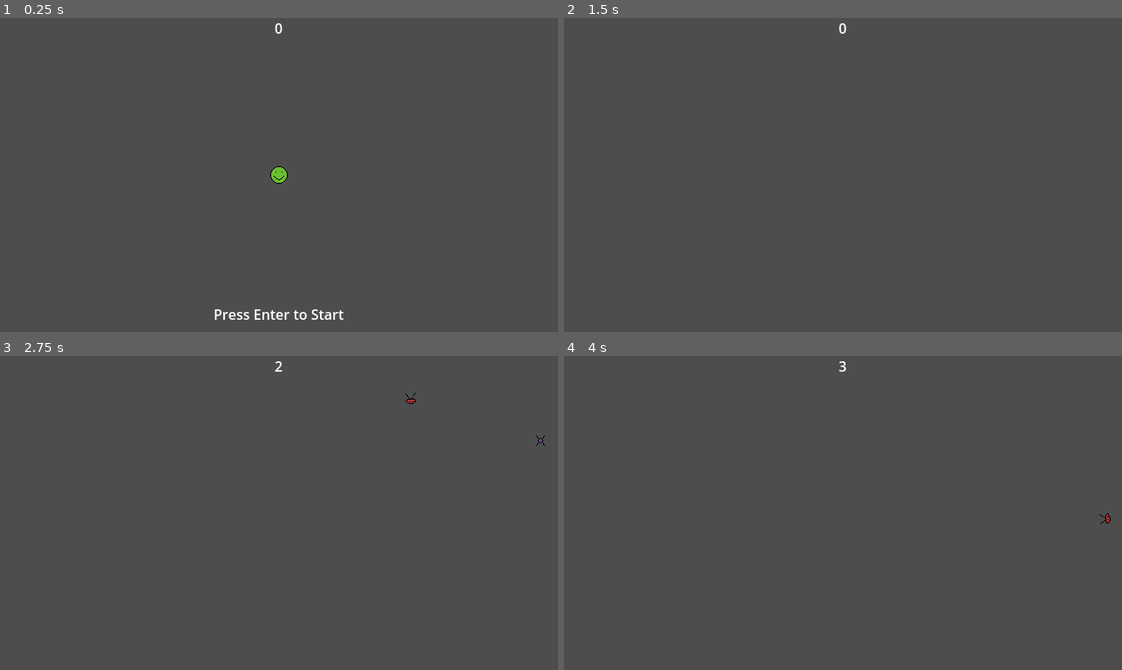
Above: before the commit, frames 1-4 (two rows, left to right).
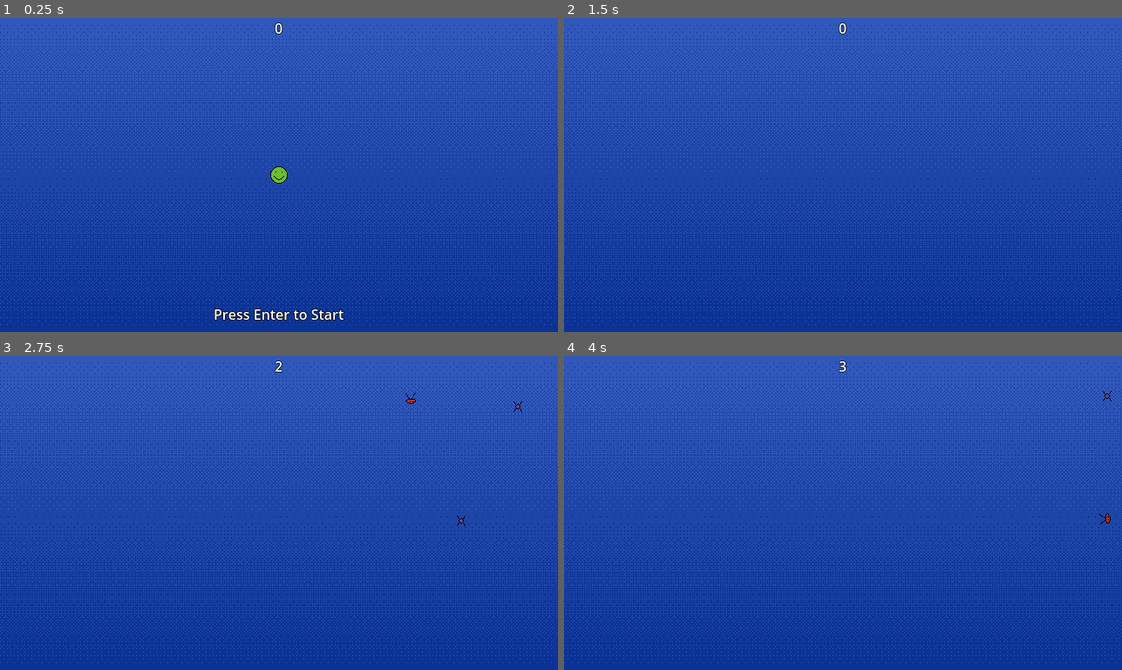
Above: after the commit, the same moments.

Repository: pres2300/ludum_dare_56
Game: Godot game, scene res://main.tscn
The game is run twice, just before and just after one commit, with the same random seed, the same clock (stepped at 60 frames per second) and the same inputs.
Inputs:
- Up to frame 1 (0.25 s): no input
- Up to frame 2 (1.5 s): tap Enter (ui_accept) at 0.5, 0.77 s; hold Right (ui_right) 0.53-1.28 s; hold Down (ui_down) from 1.28 s (still down)
- Up to frame 3 (2.75 s): tap Enter (ui_accept) at 1.52 s; release Down (ui_down) at 2.03 s; hold Right (ui_right) from 2.03 s (still down)
- Up to frame 4 (4 s): release Right (ui_right) at 2.78 s; hold Up (ui_up) 2.78-3.53 s; tap Enter (ui_accept) at 3.02, 3.77 s; hold Left (ui_left) from 3.53 s (still down)

The runs differ from the first frame. In frame 1, 100% of the frame differs, in the area x 0-100%, y 0-100%; in frame 2, 100%; in frame 3, 100%; in frame 4, 100%.

Commit message:
background and enemy speed tweaks

Diff:
--- a/beings/enemy_path.gd
+++ b/beings/enemy_path.gd
@@ -1,4 +1,6 @@
 extends Path2D
+
+@export var move_ratio: float = 0.20
 
 @onready var path_follow: PathFollow2D = $PathFollow2D
 
@@ -37,6 +39,6 @@
 	create_path()
 
 func _process(delta: float) -> void:
-	path_follow.progress_ratio += 0.20*delta
+	path_follow.progress_ratio += move_ratio*delta
 	if path_follow.progress_ratio >= 1 or path_follow.get_child_count() == 0:
 		queue_free()
--- a/beings/tiny_creature_2.gd
+++ b/beings/tiny_creature_2.gd
@@ -1,6 +1,7 @@
 extends "res://beings/enemy_base.gd"
 
-var move_speed: int = 500
+@export var move_speed: int = 300
+
 var direction: Vector2 = Vector2(0,0)
 
 func _ready() -> void:
--- a/beings/tiny_creature_2.tscn
+++ b/beings/tiny_creature_2.tscn
@@ -10,6 +10,7 @@
 
 [node name="tiny_creature_2" instance=ExtResource("1_63mqo")]
 script = ExtResource("2_r3ge4")
+move_speed = 300
 
 [node name="Sprite2D" parent="." index="0"]
 texture = ExtResource("2_257rv")
--- a/hud.tscn
+++ b/hud.tscn
@@ -6,6 +6,29 @@
 
 [sub_resource type="LabelSettings" id="LabelSettings_vd3sy"]
 font = SubResource("SystemFont_jmknw")
+outline_size = 3
+outline_color = Color(0, 0, 0, 1)
+
+[sub_resource type="SystemFont" id="SystemFont_rh5au"]
+
+[sub_resource type="LabelSettings" id="LabelSettings_6dum2"]
+font = SubResource("SystemFont_rh5au")
+outline_size = 3
+outline_color = Color(0, 0, 0, 1)
+
+[sub_resource type="SystemFont" id="SystemFont_er2oe"]
+
+[sub_resource type="LabelSettings" id="LabelSettings_54i4c"]
+font = SubResource("SystemFont_er2oe")
+outline_size = 3
+outline_color = Color(0, 0, 0, 1)
+
+[sub_resource type="SystemFont" id="SystemFont_ycr4s"]
+
+[sub_resource type="LabelSettings" id="LabelSettings_76cuo"]
+font = SubResource("SystemFont_ycr4s")
+outline_size = 3
+outline_color = Color(0, 0, 0, 1)
 
 [node name="HUD" type="Control"]
 process_mode = 3
@@ -50,6 +73,7 @@
 visible = false
 layout_mode = 2
 text = "PAUSED"
+label_settings = SubResource("LabelSettings_6dum2")
 
 [node name="MarginContainer3" type="MarginContainer" parent="."]
 layout_mode = 1
@@ -67,8 +91,10 @@
 [node name="Start" type="Label" parent="MarginContainer3"]
 layout_mode = 2
 text = "Press Enter to Start"
+label_settings = SubResource("LabelSettings_54i4c")
 
 [node name="GameOver" type="Label" parent="MarginContainer3"]
 visible = false
 layout_mode = 2
 text = "Game Over. Press Enter to Play Again"
+label_settings = SubResource("LabelSettings_76cuo")
--- a/main.tscn
+++ b/main.tscn
@@ -1,10 +1,11 @@
-[gd_scene load_steps=6 format=3 uid="uid://fh8sf8nyuy14"]
+[gd_scene load_steps=7 format=3 uid="uid://fh8sf8nyuy14"]
 
 [ext_resource type="Script" path="res://main.gd" id="1_411yu"]
 [ext_resource type="PackedScene" uid="uid://bdfo216a617rc" path="res://beings/player.tscn" id="2_4vytu"]
 [ext_resource type="PackedScene" uid="uid://dbux7q0ds61l6" path="res://hud.tscn" id="3_n6e8k"]
 [ext_resource type="PackedScene" uid="uid://0dmx381jgmbm" path="res://beings/tiny_creature_2.tscn" id="3_p17bd"]
 [ext_resource type="PackedScene" uid="uid://b2q033821e0j7" path="res://beings/enemy_path.tscn" id="4_mgbd6"]
+[ext_resource type="Texture2D" uid="uid://c0oqr3p8ip1ic" path="res://art_assets/background.png" id="6_ucc4y"]
 
 [node name="Main" type="Node"]
 script = ExtResource("1_411yu")
@@ -14,6 +15,10 @@
 [node name="CanvasLayer" type="CanvasLayer" parent="."]
 
 [node name="HUD" parent="CanvasLayer" instance=ExtResource("3_n6e8k")]
+
+[node name="Background" type="Sprite2D" parent="."]
+texture = ExtResource("6_ucc4y")
+centered = false
 
 [node name="Player" parent="." instance=ExtResource("2_4vytu")]
 position = Vector2(305, 191)
Not shown: 1 places in hud.tscn that only renumber resources
